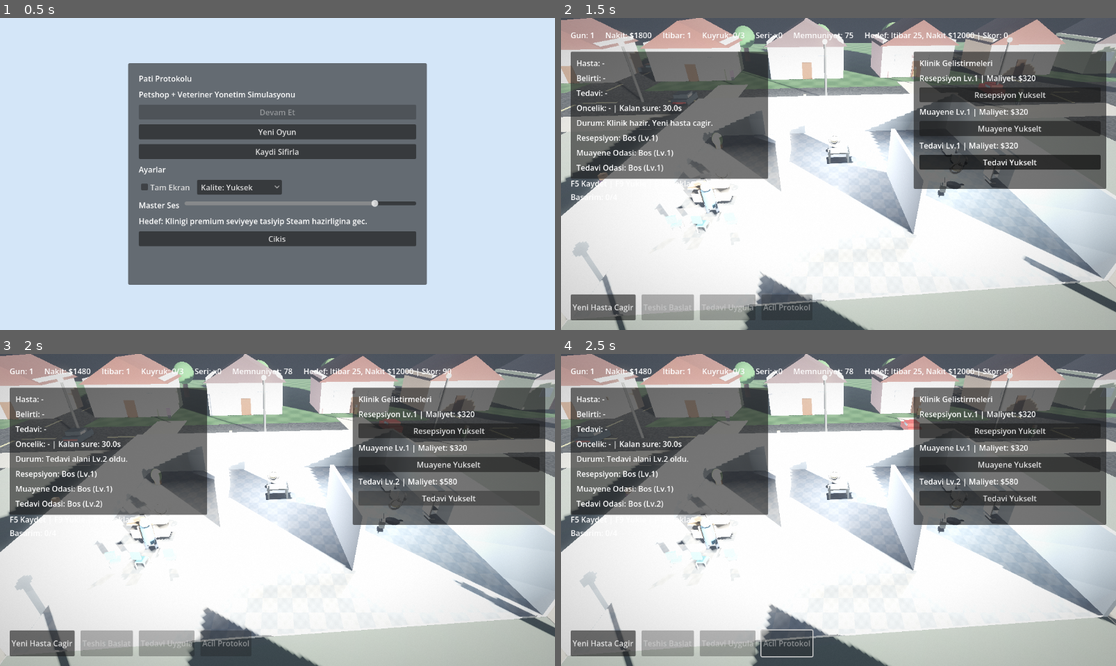
Above: before the commit, frames 1-4 (two rows, left to right).
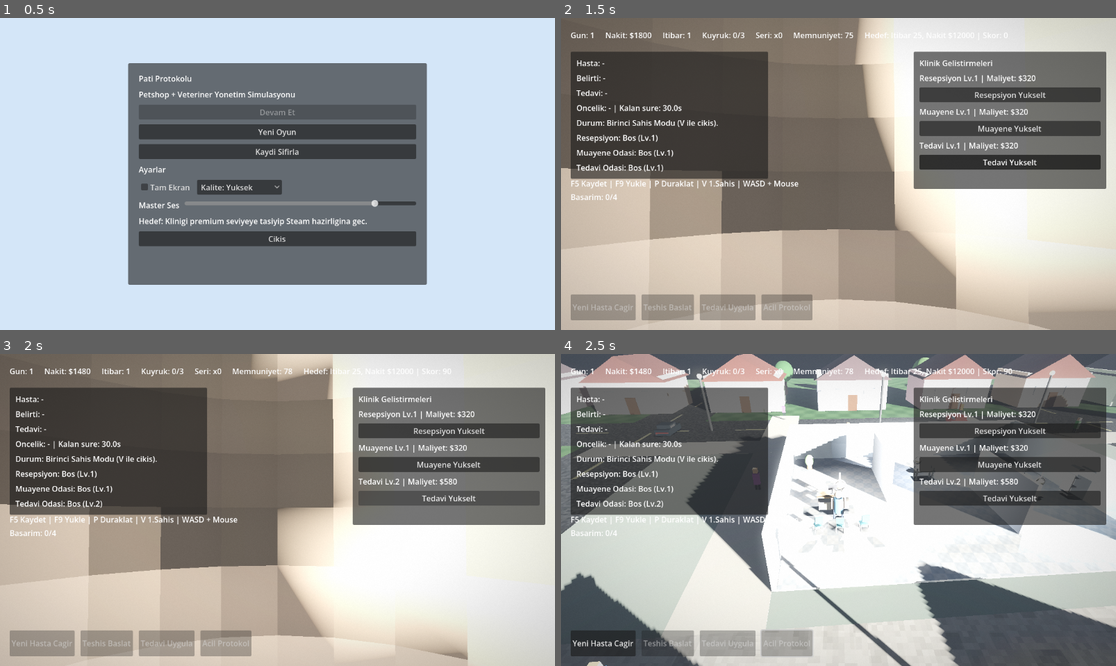
Above: after the commit, the same moments.

Repository: mandevil1492-netizen/pet-shop
Game: Godot game, scene res://scenes/menu.tscn
Two runs of this game, one before a commit and one after it. Both use one fixed random seed, a clock stepped at 60 frames per second and the inputs below.
Inputs (mouse positions are in pixels of both pictures, inside the frame that each line leads up to):
- Up to frame 1 (0.5 s): no input
- Up to frame 2 (1.5 s): click "Yeni Oyun" at 0.5 s; tap Enter at 1.25 s; move the mouse to (960, 158) at 1.27 s; hold Right (ui_right) from 1.28 s (still down); tap V at 1.35 s; click (960, 158) at 1.42 s
- Up to frame 3 (2 s): keep holding Right (ui_right)
- Up to frame 4 (2.5 s): move the mouse to (727, 525) at 2.02 s; release Right (ui_right) at 2.03 s; hold Down (ui_down) from 2.03 s (still down); tap V at 2.1 s; click (727, 525) at 2.17 s

Frame 1 is identical in both runs. In frame 2, 73% of the frame differs, in the area x 0-100%, y 0-100%; in frame 3, 71%; in frame 4, 55%.

Commit message:
feat: add first-person character control mode

Diff:
--- a/scripts/camera_controller.gd
+++ b/scripts/camera_controller.gd
@@ -8,11 +8,31 @@
 @export var pitch := -0.55
 @export var rotate_speed := 1.6
 @export var zoom_speed := 1.2
+@export var fp_move_speed := 5.0
+@export var fp_mouse_sensitivity := 0.0023
+@export var fp_eye_height := 1.45
+
+var first_person_enabled := false
+var fp_yaw := 0.0
+var fp_pitch := -0.05
+var player_body: Node3D
+var player_visual_root: Node3D
 
 func _ready() -> void:
+	Input.set_mouse_mode(Input.MOUSE_MODE_VISIBLE)
 	_update_transform()
 
 func _unhandled_input(event: InputEvent) -> void:
+	if event is InputEventKey and event.pressed and not event.echo and event.keycode == KEY_V:
+		set_first_person_enabled(not first_person_enabled)
+		return
+
+	if first_person_enabled:
+		if event is InputEventMouseMotion:
+			fp_yaw -= event.relative.x * fp_mouse_sensitivity
+			fp_pitch = clamp(fp_pitch - event.relative.y * fp_mouse_sensitivity, -1.2, 1.2)
+		return
+
 	if event.is_action_pressed("ui_left"):
 		yaw += 0.08
 	if event.is_action_pressed("ui_right"):
@@ -34,8 +54,11 @@
 
 	_update_transform()
 
-func _process(_delta: float) -> void:
-	_update_transform()
+func _process(delta: float) -> void:
+	if first_person_enabled:
+		_update_first_person(delta)
+	else:
+		_update_transform()
 
 func _update_transform() -> void:
 	var offset := Vector3(0, 0, distance)
@@ -43,3 +66,51 @@
 	offset = offset.rotated(Vector3.UP, yaw)
 	global_position = target + offset
 	look_at(target, Vector3.UP)
+
+func set_player_character(body: Node3D, visual_root: Node3D) -> void:
+	player_body = body
+	player_visual_root = visual_root
+
+func set_first_person_enabled(enabled: bool) -> void:
+	if enabled and player_body == null:
+		return
+	first_person_enabled = enabled
+	if first_person_enabled:
+		fp_yaw = player_body.rotation.y
+		fp_pitch = 0.02
+		Input.set_mouse_mode(Input.MOUSE_MODE_CAPTURED)
+	else:
+		Input.set_mouse_mode(Input.MOUSE_MODE_VISIBLE)
+		_update_transform()
+
+func is_first_person_enabled() -> bool:
+	return first_person_enabled
+
+func _update_first_person(delta: float) -> void:
+	if player_body == null:
+		return
+
+	var move_input := Vector2.ZERO
+	if Input.is_key_pressed(KEY_W):
+		move_input.y -= 1.0
+	if Input.is_key_pressed(KEY_S):
+		move_input.y += 1.0
+	if Input.is_key_pressed(KEY_A):
+		move_input.x -= 1.0
+	if Input.is_key_pressed(KEY_D):
+		move_input.x += 1.0
+	move_input = move_input.normalized()
+
+	var forward := Vector3(sin(fp_yaw), 0.0, cos(fp_yaw))
+	var right := Vector3(forward.z, 0.0, -forward.x)
+	var velocity := (right * move_input.x - forward * move_input.y) * fp_move_speed
+	player_body.global_position += velocity * delta
+	player_body.global_position.y = 0.0
+
+	if move_input.length() > 0.01 and player_visual_root:
+		player_visual_root.global_rotation.y = fp_yaw + PI
+
+	var eye_pos := player_body.global_position + Vector3(0, fp_eye_height, 0)
+	global_position = eye_pos
+	rotation = Vector3(fp_pitch, fp_yaw, 0.0)
+	target = player_body.global_position + Vector3(0, 0.6, 0)
--- a/scripts/game_manager.gd
+++ b/scripts/game_manager.gd
@@ -149,6 +149,7 @@
 	_spawn_characters()
 	_spawn_props()
 	_setup_clinic_positions()
+	_configure_character_camera()
 
 	diagnose_button.pressed.connect(_on_diagnose_pressed)
 	treat_button.pressed.connect(_on_treat_pressed)
@@ -886,6 +887,16 @@
 	worker.global_position = reception_point.global_position
 	patient.global_position = entrance_point.global_position
 	patient.visible = false
+	_configure_character_camera()
+
+func _configure_character_camera() -> void:
+	if main_camera and main_camera.has_method("set_player_character"):
+		main_camera.call("set_player_character", worker, worker_visual_root)
+
+func _is_first_person_mode() -> bool:
+	if main_camera and main_camera.has_method("is_first_person_enabled"):
+		return bool(main_camera.call("is_first_person_enabled"))
+	return false
 
 func _setup_runtime_ui() -> void:
 	objective_label = Label.new()
@@ -893,7 +904,7 @@
 	$CanvasLayer/HUD/TopBar.add_child(objective_label)
 
 	help_label = Label.new()
-	help_label.text = "F5 Kaydet | F9 Yukle | P Duraklat"
+	help_label.text = "F5 Kaydet | F9 Yukle | P Duraklat | V 1.Sahis | WASD + Mouse"
 	help_label.position = Vector2(20, 332)
 	$CanvasLayer/HUD.add_child(help_label)
 
@@ -933,6 +944,11 @@
 	if integrity_check_timer > 2.5:
 		integrity_check_timer = 0.0
 		_ensure_visual_integrity()
+
+	if _is_first_person_mode():
+		status_label.text = "Durum: Birinci Sahis Modu (V ile cikis)."
+		_refresh_ui()
+		return
 
 	if game_won or game_lost:
 		_refresh_ui()
@@ -1275,10 +1291,11 @@
 	objective_label.text = "Hedef: Itibar 25, Nakit $12000 | Skor: %d" % clinic_score
 	achievement_label.text = "Basarim: %d/4" % _achievement_count()
 
-	diagnose_button.disabled = case_state != CaseState.WAIT_DIAGNOSIS or game_won or game_lost
-	treat_button.disabled = case_state != CaseState.WAIT_TREATMENT or game_won or game_lost
-	next_case_button.disabled = case_state != CaseState.IDLE or queue_size <= 0 or game_won or game_lost
-	emergency_button.disabled = case_state != CaseState.WAIT_TREATMENT or String(current_case.get("severity", "")) == "Normal" or game_won or game_lost
+	var fp_mode := _is_first_person_mode()
+	diagnose_button.disabled = case_state != CaseState.WAIT_DIAGNOSIS or game_won or game_lost or fp_mode
+	treat_button.disabled = case_state != CaseState.WAIT_TREATMENT or game_won or game_lost or fp_mode
+	next_case_button.disabled = case_state != CaseState.IDLE or queue_size <= 0 or game_won or game_lost or fp_mode
+	emergency_button.disabled = case_state != CaseState.WAIT_TREATMENT or String(current_case.get("severity", "")) == "Normal" or game_won or game_lost or fp_mode
 
 	reception_upgrade_button.disabled = cash < _upgrade_cost(reception_level) or game_won or game_lost
 	exam_upgrade_button.disabled = cash < _upgrade_cost(exam_level) or game_won or game_lost
